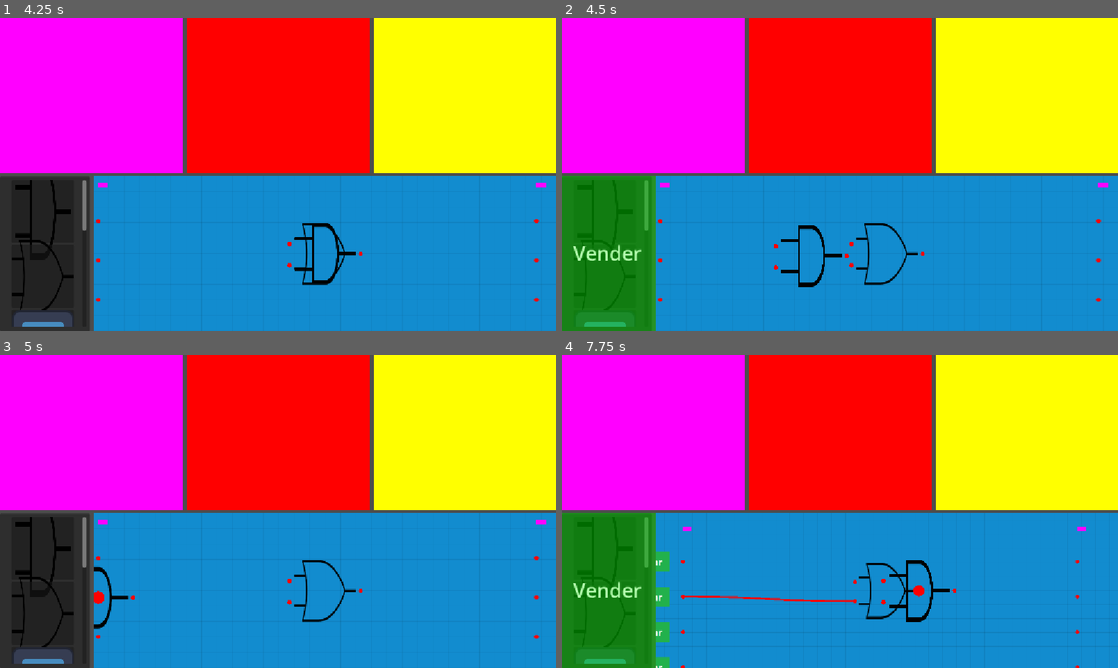
Above: before the commit, frames 1-4 (two rows, left to right).
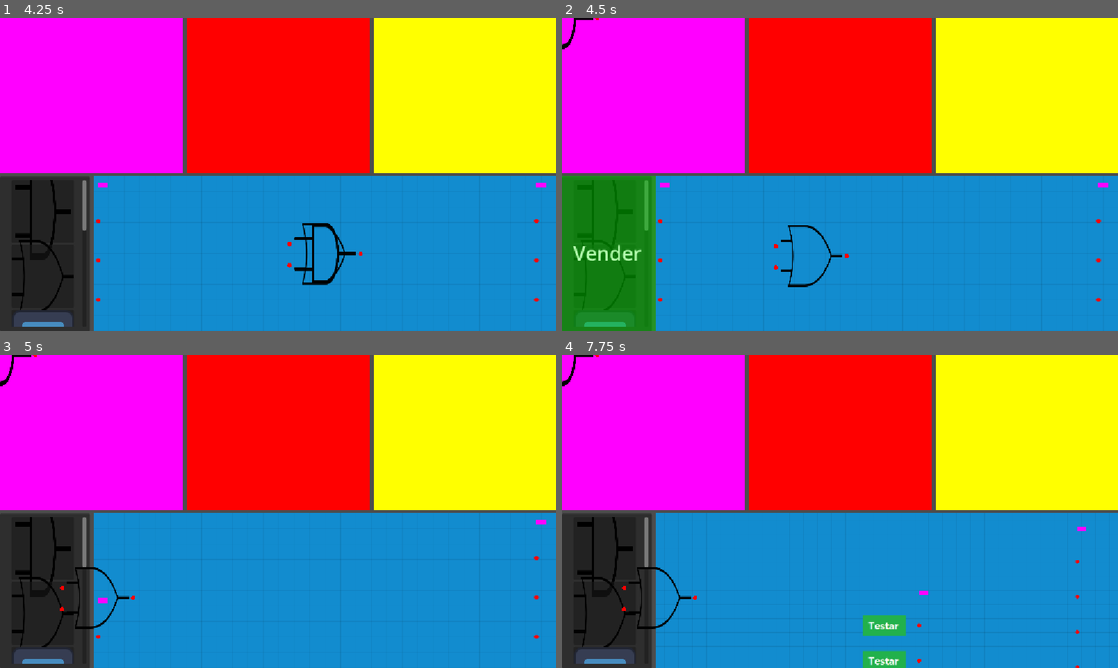
Above: after the commit, the same moments.

Repository: Thalesvpin/Logicgate-Mecha-Arm
Game: Godot game, scene res://scenes/menus/main_menu.tscn
The game is run twice, just before and just after one commit, with the same random seed, the same clock (stepped at 60 frames per second) and the same inputs. The engine's default icon, where the game draws it, is replaced by a stand-in: a white triangle on a blue panel in a dark square.
Inputs (mouse positions are in pixels of both pictures, inside the frame that each line leads up to):
- Up to frame 1 (4.25 s): click "Jogar" at 0.5 s; click (61, 221) at 1.27 s; tap Enter (ui_accept) at 2 s; drag from (44, 252) to (322, 252) at 2.02 s; drag from (44, 212) to (328, 252) at 2.77 s; move the mouse to (44, 277) at 3.52 s; hold Right (ui_right) from 3.53 s (still down); hold T (test) from 3.53 s (still down); click (44, 277) at 3.67 s
- Up to frame 2 (4.5 s): release Right (ui_right) at 4.25 s; release T (test) at 4.25 s; tap Enter (ui_accept) at 4.25 s; drag from (890, 252) to (662, 259) at 4.27 s
- Up to frame 3 (5 s): no input
- Up to frame 4 (7.75 s): drag from (851, 580) to (623, 608) at 5.02 s; tap Enter (ui_accept) at 5.75, 6.5, 7.25 s; drag from (851, 602) to (623, 608) at 5.77 s; move the mouse to (923, 589) at 6.52 s; hold Down (ui_down) 6.53-7.25 s; hold Mouse wheel down (scroll_down) 6.53-7.25 s; click (923, 589) at 6.67 s; drag from (684, 596) to (917, 589) at 7.27 s

Frame 1 is identical in both runs. In frame 2, 0.8% of the frame differs, in the area x 0-66%, y 0-86%; in frame 3, 0.8%; in frame 4, 11%, in the area x 0-71%, y 0-100%.

Commit message:
drag and drop WIP

Diff:
--- a/scenes/sections/sand_box/circuit_editor.tscn
+++ b/scenes/sections/sand_box/circuit_editor.tscn
@@ -43,26 +43,6 @@
 [node name="Grid" type="Node2D" parent="SubViewportContainer/SubViewport/Sandbox" unique_id=1642791617]
 script = ExtResource("2_kg2i1")
 
-[node name="GateLayer" type="Node2D" parent="SubViewportContainer/SubViewport/Sandbox" unique_id=449473744]
-
-[node name="WireLayer" type="Node2D" parent="SubViewportContainer/SubViewport/Sandbox" unique_id=1908283756]
-position = Vector2(0, 1)
-
-[node name="DragLayer" type="Node2D" parent="SubViewportContainer/SubViewport/Sandbox" unique_id=1505791159]
-
-[node name="InputsLayer" type="Node2D" parent="SubViewportContainer/SubViewport/Sandbox" unique_id=1794198084]
-
-[node name="OutputsLayer" type="Node2D" parent="SubViewportContainer/SubViewport/Sandbox" unique_id=1776893234]
-
-[node name="CircuitCamera" type="Camera2D" parent="SubViewportContainer/SubViewport/Sandbox" unique_id=795285407]
-script = ExtResource("1_n5154")
-
-[node name="Area2D" type="Area2D" parent="SubViewportContainer/SubViewport/Sandbox/CircuitCamera" unique_id=2121176238]
-
-[node name="CollisionShape2D" type="CollisionShape2D" parent="SubViewportContainer/SubViewport/Sandbox/CircuitCamera/Area2D" unique_id=401609003]
-shape = SubResource("RectangleShape2D_eofqg")
-debug_color = Color(0, 1, 0, 0.41960785)
-
 [node name="GameInputManager" parent="SubViewportContainer/SubViewport/Sandbox" unique_id=1991601480 instance=ExtResource("6_lwkx8")]
 custom_minimum_size = Vector2(0, 400)
 custom_maximum_size = Vector2(-1, 400)
@@ -82,6 +62,26 @@
 offset_right = 458.0
 offset_bottom = 253.0
 
+[node name="WireLayer" type="Node2D" parent="SubViewportContainer/SubViewport/Sandbox" unique_id=1908283756]
+position = Vector2(0, 1)
+
+[node name="GateLayer" type="Node2D" parent="SubViewportContainer/SubViewport/Sandbox" unique_id=449473744]
+
+[node name="DragLayer" type="Node2D" parent="SubViewportContainer/SubViewport/Sandbox" unique_id=1505791159]
+
+[node name="InputsLayer" type="Node2D" parent="SubViewportContainer/SubViewport/Sandbox" unique_id=1794198084]
+
+[node name="OutputsLayer" type="Node2D" parent="SubViewportContainer/SubViewport/Sandbox" unique_id=1776893234]
+
+[node name="CircuitCamera" type="Camera2D" parent="SubViewportContainer/SubViewport/Sandbox" unique_id=795285407]
+script = ExtResource("1_n5154")
+
+[node name="Area2D" type="Area2D" parent="SubViewportContainer/SubViewport/Sandbox/CircuitCamera" unique_id=2121176238]
+
+[node name="CollisionShape2D" type="CollisionShape2D" parent="SubViewportContainer/SubViewport/Sandbox/CircuitCamera/Area2D" unique_id=401609003]
+shape = SubResource("RectangleShape2D_eofqg")
+debug_color = Color(0, 1, 0, 0.41960785)
+
 [connection signal="child_entered_tree" from="SubViewportContainer/SubViewport/Sandbox/GateLayer" to="SubViewportContainer/SubViewport/Sandbox" method="_on_gate_layer_child_entered_tree"]
 [connection signal="mouse_entered" from="SubViewportContainer/SubViewport/Sandbox/CircuitCamera/Area2D" to="SubViewportContainer/SubViewport/Sandbox" method="_on_area_2d_mouse_entered"]
 [connection signal="mouse_exited" from="SubViewportContainer/SubViewport/Sandbox/CircuitCamera/Area2D" to="SubViewportContainer/SubViewport/Sandbox" method="_on_area_2d_mouse_exited"]
--- a/scenes/sections/sand_box/game_input_manager.tscn
+++ b/scenes/sections/sand_box/game_input_manager.tscn
@@ -2,6 +2,9 @@
 
 [ext_resource type="Script" uid="uid://bonivj2tilamu" path="res://scripts/game_input_manager.gd" id="1_uesrh"]
 [ext_resource type="PackedScene" uid="uid://blg1fesb54byg" path="res://scenes/sections/sand_box/game_input.tscn" id="2_qe8nc"]
+
+[sub_resource type="RectangleShape2D" id="RectangleShape2D_eofqg"]
+size = Vector2(50, 400)
 
 [node name="GameInputManager" type="VBoxContainer" unique_id=1991601480]
 anchors_preset = 15
@@ -10,6 +13,15 @@
 grow_horizontal = 2
 grow_vertical = 2
 script = ExtResource("1_uesrh")
+
+[node name="DragArea" type="Area2D" parent="." unique_id=831361855]
+position = Vector2(0, 201)
+
+[node name="CollisionShape2D" type="CollisionShape2D" parent="DragArea" unique_id=1434011058]
+shape = SubResource("RectangleShape2D_eofqg")
+debug_color = Color(0.96168846, 1.540184e-06, 0.51167804, 0.41960785)
+
+[node name="Sprite2D" type="Sprite2D" parent="DragArea" unique_id=104446370]
 
 [node name="DragBar" type="ColorRect" parent="." unique_id=318664044]
 custom_minimum_size = Vector2(20, 10)
@@ -27,3 +39,5 @@
 
 [node name="GameInput4" parent="." unique_id=431762415 instance=ExtResource("2_qe8nc")]
 layout_mode = 2
+
+[connection signal="input_event" from="DragArea" to="." method="_on_drag_area_input_event"]
--- a/scripts/cable.gd
+++ b/scripts/cable.gd
@@ -94,11 +94,5 @@
 
 	_line.points = curve.get_baked_points()
 
-## Chame isso se trocar point_a/point_b em tempo de execução
-## (ex.: quando o jogador cria o fio clicando em dois objetos).
-func setup(a: Node2D, b: Node2D) -> void:
-	point_a = a
-	point_b = b
-
 func set_active(value: bool):
 	is_active = value
--- a/scripts/circuit_gate.gd
+++ b/scripts/circuit_gate.gd
@@ -2,12 +2,13 @@
 
 @export_enum("AND", "OR", "DEF") var type: String = "DEF"
 #@export var gate_scene : PackedScene
-const gate_scene := preload("res://scenes/gates/and_gate.tscn")
+const gate_scene := preload("uid://vyyk4mr2crhe")
 @onready var v_box_container: VBoxContainer = $VBoxContainer
 @onready var output: Area2D = $Output
 const RADIAL_MENU = preload("uid://iopwhmejcr8b")
+##Not ideal, but circuit_gate can only be created as a Sandbox's grandchild
+@onready var sandbox: Node2D = $"./../.."
 
-var dragging := false
 ##Stores the last dropped position inside sandbox
 var last_position: Vector2
 ##Inputs and output array
@@ -17,21 +18,29 @@
 ##Signals beign inputed in top-down order
 var input_values: Array[bool]
 var connected_wires: Array
+var was_pressed: bool = false
 
 func _ready() -> void:
+	print(sandbox)
 	map_pins()
 
 func _process(delta):
-	if dragging:
-		global_position = get_global_mouse_position()
+	output.set_active(calculate_output())
+	handle_drag()
 
-	output.set_active(calculate_output())
+func handle_drag() -> void:
+	if DragManager.dragging:
+		DragManager.original_node.global_position = get_tree().current_scene.get_global_mouse_position()
+		var is_pressed = Input.is_mouse_button_pressed(MOUSE_BUTTON_LEFT)
+		if was_pressed && !is_pressed:
+			DragManager.drop_gate(sandbox.cursor_in)
+		was_pressed = is_pressed
 
 func _on_input_event(viewport: Node, event: InputEvent, shape_idx: int) -> void:
 	if event is InputEventMouseButton:
 		if event.button_index == MOUSE_BUTTON_LEFT:
 			if is_topmost_gate_at(get_global_mouse_position()):
-				DragManager.drag(self)
+				DragManager.drag_gate(self)
 
 	if event.is_pressed() and event.button_index == MOUSE_BUTTON_RIGHT:
 		var radial_menu = RADIAL_MENU.instantiate()
--- a/scripts/drag_manager.gd
+++ b/scripts/drag_manager.gd
@@ -1,15 +1,23 @@
 extends Node
 
 var dragging := false
-#var dragged_scene : PackedScene
-var preview : Node2D
 var gate_type := ""
-var source_icon
 var original_node
 
-func drag(node: Node2D, from_inv: bool = false):
+func setup(node: Node) -> void:
 	dragging = true
 	original_node = node
+
+func reset() -> void:
+	dragging = false
+	original_node = null
+
+func drag_gate(node: Node2D, from_inv: bool = false) -> void:
+	setup(node)
+	if from_inv:
+		Global.circuit_editor.gate_layer.add_child(node)
+		Global.circuit_editor.gate_layer.remove_child(node)
+
 	if !from_inv:
 		Global.circuit_editor.gate_layer.remove_child(node)
 		Global.gates_selector.sell_overlay.show()
@@ -20,7 +28,7 @@
 	#game board
 	get_tree().current_scene.add_child(node)
 
-func drop(cursor_in: bool):
+func drop_gate(cursor_in: bool) -> void:
 	#sandbox only
 	#Global.circuit_editor.drag_layer.remove_child(original_node)
 
@@ -31,7 +39,6 @@
 	original_node.position = get_tree().current_scene.find_child("Sandbox").get_global_mouse_position()
 	#original_node.position = get_tree().current_scene.find_child("Sandbox").get_viewport().get_mouse_position()
 
-
 	if !cursor_in:
 		if Global.sell_gate:
 			original_node.delete_gate()
@@ -41,5 +48,12 @@
 			original_node.queue_free()
 	Global.circuit_editor.gate_layer.add_child(original_node)
 	Global.gates_selector.sell_overlay.hide()
-	dragging = false
-	original_node = null
+	reset()
+
+func drag_inputs_outputs(node: Control) -> void:
+	setup(node)
+
+
+func drop_inputs_outputs() -> void:
+
+	reset()
--- a/scripts/game_input_manager.gd
+++ b/scripts/game_input_manager.gd
@@ -1,15 +1,20 @@
 extends VBoxContainer
 
 @onready var drag_bar: ColorRect = $DragBar
+@onready var area_2d: Area2D = $Area2D
 
 var _dragging := false
 var _drag_offset := Vector2.ZERO
+##Stores the last dropped position inside sandbox
+var last_position: Vector2
 
 func _ready() -> void:
 	for child in get_children():
-		child.size_flags_vertical = Control.SIZE_EXPAND
+		if child is Control:
+			child.size_flags_vertical = Control.SIZE_EXPAND
 
 	drag_bar.gui_input.connect(_on_drag_handle_gui_input)
+
 func _on_drag_handle_gui_input(event: InputEvent) -> void:
 	if event is InputEventMouseButton and event.button_index == MOUSE_BUTTON_LEFT:
 		if event.pressed:
@@ -19,3 +24,9 @@
 			_dragging = false
 	elif event is InputEventMouseMotion and _dragging:
 		global_position = get_global_mouse_position() - _drag_offset
+
+
+func _on_drag_area_input_event(viewport: Node, event: InputEvent, shape_idx: int) -> void:
+	if event is InputEventMouseButton:
+		if event.button_index == MOUSE_BUTTON_LEFT:
+				DragManager.drag_inputs_outputs(self)
--- a/scripts/global.gd
+++ b/scripts/global.gd
@@ -17,45 +17,45 @@
 #display order: ↑ → ↓ ←
 var gate_options = [
 	{
+		'texture': INFO,
+		'title': 'Informações',
+		'id': 'idx_1'
+	},
+	{
 		'texture': CLEAR_CONNECTIONS,
 		'title': 'Limpar Conexões',
 		'id': 'idx_0'
 	},
+	{
+		'texture': CANCEL,
+		'title': 'Cancelar',
+		'id': 'idx_3'
+	},
+	{
+		'texture': SELL,
+		'title': 'Vender porta',
+		'id': 'idx_2'
+	},
+]
+var inventory_options = [
 	{
 		'texture': INFO,
 		'title': 'Informações',
 		'id': 'idx_1'
 	},
 	{
-		'texture': SELL,
-		'title': 'Vender porta',
-		'id': 'idx_2'
+		'texture': CLEAR_CONNECTIONS,
+		'title': 'Limpar Conexões',
+		'id': 'idx_0'
 	},
 	{
 		'texture': CANCEL,
 		'title': 'Cancelar',
 		'id': 'idx_3'
 	},
-]
-var inventory_options = [
-	{
-		'texture': CLEAR_CONNECTIONS,
-		'title': 'Limpar Conexões',
-		'id': 'idx_0'
-	},
-	{
-		'texture': INFO,
-		'title': 'Informações',
-		'id': 'idx_1'
-	},
 	{
 		'texture': SELL,
 		'title': 'Vender portas',
 		'id': 'idx_2'
 	},
-	{
-		'texture': CANCEL,
-		'title': 'Cancelar',
-		'id': 'idx_3'
-	},
 ]
--- a/scripts/inventory_gate.gd
+++ b/scripts/inventory_gate.gd
@@ -40,7 +40,7 @@
 		if event.button_index == MOUSE_BUTTON_LEFT:
 			if event.pressed:
 				#DragManager.drag(null, scene, type)
-				DragManager.drag(scene.instantiate(), true)
+				DragManager.drag_gate(scene.instantiate(), true)
 				pass
 
 #Ensure the selected gate will display over everything
--- a/scripts/sandbox.gd
+++ b/scripts/sandbox.gd
@@ -28,26 +28,26 @@
 		if output.get_class() == "Control":
 			output.get_child(0).clicked.connect(trace_line)
 
-func _process(delta):
-	update_drag()
-	if DragManager.dragging:
-		var is_pressed = Input.is_mouse_button_pressed(MOUSE_BUTTON_LEFT)
-		if was_pressed && !is_pressed:
-			end_drag()
-		was_pressed = is_pressed
-
-func update_drag():
-	if !DragManager.dragging:
-		return
-
-	#sandbox only
-	#DragManager.original_node.global_position = get_global_mouse_position()
-
-	#game board
-	DragManager.original_node.global_position = get_tree().current_scene.get_global_mouse_position()
-
-func end_drag():
-	DragManager.drop(cursor_in)
+#func _process(delta):
+	#update_drag()
+	#if DragManager.dragging:
+		#var is_pressed = Input.is_mouse_button_pressed(MOUSE_BUTTON_LEFT)
+		#if was_pressed && !is_pressed:
+			#end_drag()
+		#was_pressed = is_pressed
+#
+#func update_drag():
+	#if !DragManager.dragging:
+		#return
+	#
+	##sandbox only
+	##DragManager.original_node.global_position = get_global_mouse_position()
+	#
+	##game board
+	#DragManager.original_node.global_position = get_tree().current_scene.get_global_mouse_position()
+#
+#func end_drag():
+	#DragManager.drop_gate(cursor_in)
 
 var point_a = null
 var point_b = null
